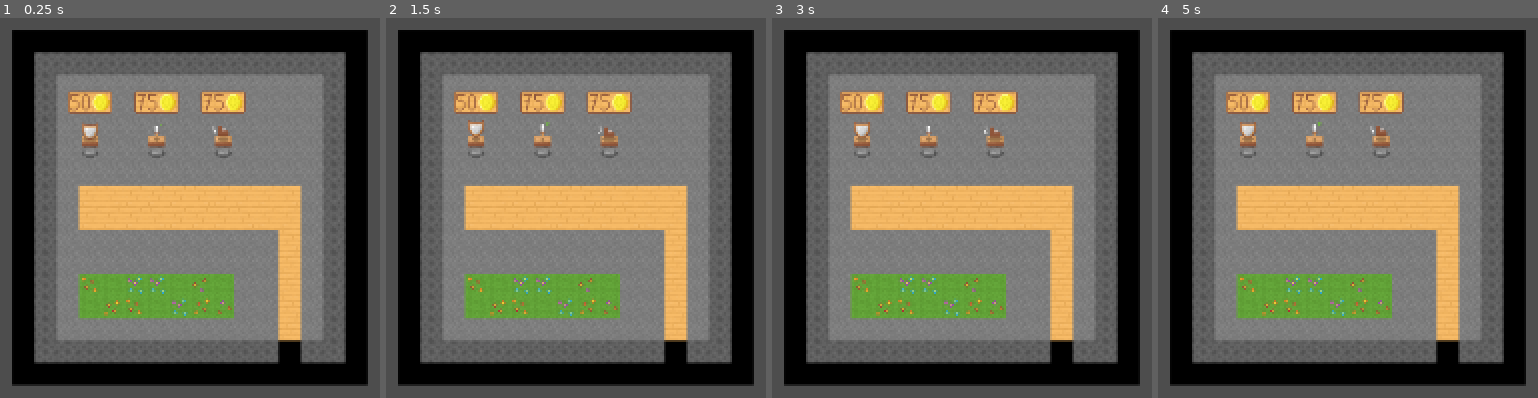
Above: before the commit, frames 1-4 (left to right).
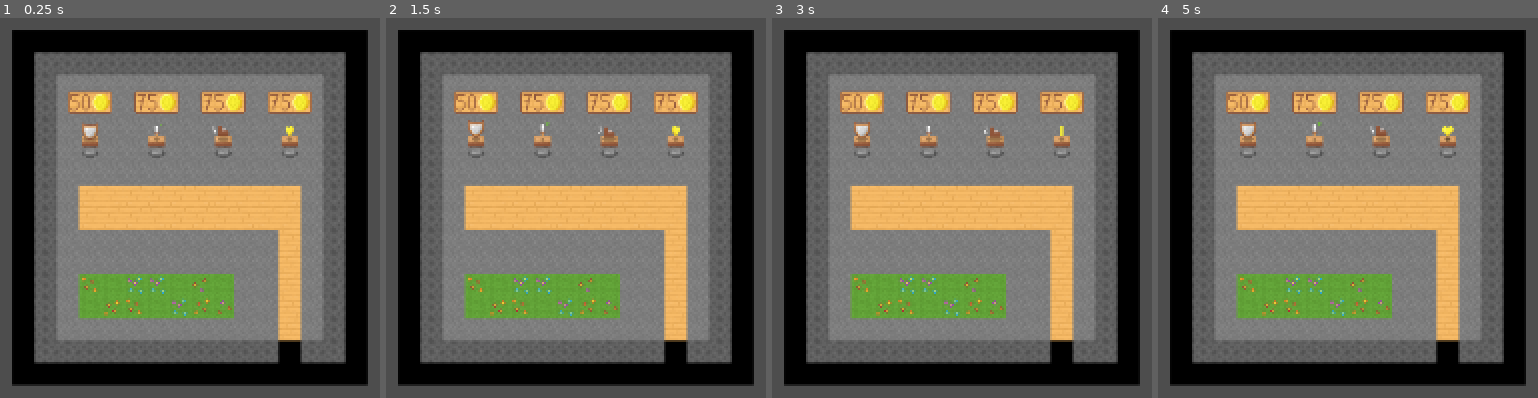
Above: after the commit, the same moments.

Repository: Auseawesome/a-gneiss-expedition
Game: Godot game, scene res://scenes/levels/shop.tscn
Same seed, same stepped clock (60 frames per second), same inputs: the game is played once before the commit and once after it. This scene is started directly instead of the project's main scene.
Inputs (mouse positions are in pixels of both pictures, inside the frame that each line leads up to):
- Up to frame 1 (0.25 s): no input
- Up to frame 2 (1.5 s): tap Enter at 0.5 s; move the mouse to (477, 101) at 0.52 s; hold Right (ui_right) 0.53-1.28 s; hold 1 0.53-1.28 s; click (477, 101) at 0.67 s; tap Space at 1.25 s; move the mouse to (541, 101) at 1.27 s; hold Down (ui_down) from 1.28 s (still down); tap 2 at 1.35 s; click (541, 101) at 1.42 s
- Up to frame 3 (3 s): tap Enter at 2 s; move the mouse to (996, 101) at 2.02 s; release Down (ui_down) at 2.03 s; hold Right (ui_right) 2.03-2.78 s; hold 1 2.03-2.78 s; click (996, 101) at 2.17 s; tap Space at 2.75 s; move the mouse to (outside the picture) at 2.77 s; hold Up (ui_up) from 2.78 s (still down); tap 2 at 2.85 s; click (outside the picture) at 2.92 s
- Up to frame 4 (5 s): tap Enter at 3.5 s; move the mouse to (outside the picture) at 3.52 s; release Up (ui_up) at 3.53 s; hold 1 3.53-4.28 s; hold Left (ui_left) from 3.53 s (still down); tap Space at 4.25 s; move the mouse to (1446, 299) at 4.27 s; tap 2 at 4.35 s

The runs differ from the first frame. In frame 1, 0.9% of the frame differs, in the area x 70-83%, y 19-37%; in frame 2, 0.9%; in frame 3, 0.9%; in frame 4, 0.9%.

Commit message:
Added full heal

Diff:
--- a/scenes/levels/shop.tscn
+++ b/scenes/levels/shop.tscn
@@ -10,7 +10,7 @@
 tile_set = ExtResource("1_f1n2c")
 
 [node name="Decorations" type="TileMapLayer" parent="." unique_id=1626068151]
-tile_map_data = PackedByteArray("AAAOABAAAQAAAAAACQAOAA0AAAA …(544 unchanged characters)… AAAAADgAIAAYAAQAAAAAADwALAAYAAQAAAAAAEAA=")
+tile_map_data = PackedByteArray("AAAOABAAAQAAAAAACQAOAA0AAAA …(544 unchanged characters)… AAAAADgAIAAYAAQAAAAAADwALAAYAAQAAAAAAEAAOAAYAAQAAAAAADAA=")
 tile_set = ExtResource("6_7dhb0")
 
 [node name="Spawn" type="Node2D" parent="." unique_id=525668607]
--- /dev/null
+++ b/scenes/shop_upgrades/full_heal.tscn
@@ -0,0 +1,52 @@
+[gd_scene format=3 uid="uid://2bbrmxm7k100"]
+
+[ext_resource type="PackedScene" uid="uid://dggxk0uy5utxv" path="res://scenes/shop_upgrades/base_shop_upgrade.tscn" id="1_v1iko"]
+[ext_resource type="Script" uid="uid://ckk67mqksbdb8" path="res://scripts/shop_upgrades/full_heal_buy_action.gd" id="2_v1iko"]
+[ext_resource type="Texture2D" uid="uid://cgt101h64p5ci" path="res://sprites/upgrades/full_heal.png" id="3_v1iko"]
+
+[sub_resource type="Resource" id="Resource_tmdd2"]
+script = ExtResource("2_v1iko")
+metadata/_custom_type_script = "uid://ckk67mqksbdb8"
+
+[sub_resource type="AtlasTexture" id="AtlasTexture_tmdd2"]
+atlas = ExtResource("3_v1iko")
+region = Rect2(0, 0, 16, 16)
+
+[sub_resource type="AtlasTexture" id="AtlasTexture_lf45n"]
+atlas = ExtResource("3_v1iko")
+region = Rect2(16, 0, 16, 16)
+
+[sub_resource type="AtlasTexture" id="AtlasTexture_iqnic"]
+atlas = ExtResource("3_v1iko")
+region = Rect2(32, 0, 16, 16)
+
+[sub_resource type="AtlasTexture" id="AtlasTexture_cwchj"]
+atlas = ExtResource("3_v1iko")
+region = Rect2(48, 0, 16, 16)
+
+[sub_resource type="SpriteFrames" id="SpriteFrames_j43jk"]
+animations = [{
+"frames": [{
+"duration": 1.0,
+"texture": SubResource("AtlasTexture_tmdd2")
+}, {
+"duration": 1.0,
+"texture": SubResource("AtlasTexture_lf45n")
+}, {
+"duration": 1.0,
+"texture": SubResource("AtlasTexture_iqnic")
+}, {
+"duration": 1.0,
+"texture": SubResource("AtlasTexture_cwchj")
+}],
+"loop": true,
+"name": &"default",
+"speed": 5.0
+}]
+
+[node name="FullHeal" unique_id=509534031 instance=ExtResource("1_v1iko")]
+cost = 75
+buy_action = SubResource("Resource_tmdd2")
+
+[node name="AnimatedItem" parent="." index="1" unique_id=1512666369]
+sprite_frames = SubResource("SpriteFrames_j43jk")
--- /dev/null
+++ b/scripts/shop_upgrades/full_heal_buy_action.gd
@@ -0,0 +1,6 @@
+class_name FullHealBuyAction
+extends BaseBuyAction
+
+func on_buy(shop_upgrade: ShopUpgrade) -> void:
+	GlobalData.player.current_health = GlobalData.player.max_health
+	shop_upgrade.exhaust_shop()
--- a/tilesets/object_tile_set.tres
+++ b/tilesets/object_tile_set.tres
@@ -6,6 +6,7 @@
 [ext_resource type="PackedScene" uid="uid://cbcldpubl0uhd" path="res://scenes/pickups/chest.tscn" id="3_tni7p"]
 [ext_resource type="PackedScene" uid="uid://dcl8hmvvr0t20" path="res://scenes/shop_upgrades/sword_upgrade.tscn" id="4_mbc1o"]
 [ext_resource type="PackedScene" uid="uid://ca1sxrbkl8yfc" path="res://scenes/pickups/good_plant.tscn" id="4_nry30"]
+[ext_resource type="PackedScene" uid="uid://2bbrmxm7k100" path="res://scenes/shop_upgrades/full_heal.tscn" id="4_r2ndp"]
 [ext_resource type="PackedScene" uid="uid://7fym02m2dn4p" path="res://scenes/pickups/coins.tscn" id="5_ddoho"]
 [ext_resource type="PackedScene" uid="uid://cxtj1qcfiiopb" path="res://scenes/shop_upgrades/shield.tscn" id="5_r2ndp"]
 [ext_resource type="PackedScene" uid="uid://y541mk6ieeac" path="res://scenes/characters/goblin.tscn" id="6_u1pdm"]
@@ -36,6 +37,7 @@
 scenes/7/scene = ExtResource("7_qn2mi")
 scenes/9/scene = ExtResource("9_nry30")
 scenes/10/scene = ExtResource("3_ddoho")
+scenes/12/scene = ExtResource("4_r2ndp")
 scenes/14/scene = ExtResource("5_r2ndp")
 scenes/15/scene = ExtResource("4_mbc1o")
 scenes/16/scene = ExtResource("6_yts0g")
Not shown, added: scripts/shop_upgrades/full_heal_buy_action.gd.uid
Binary file added: sprites/upgrades/full_heal.png
Not shown, added: sprites/upgrades/full_heal.png.import
